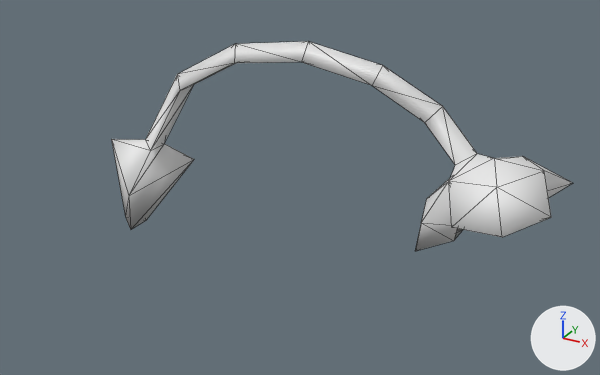
The glTF model assets/models/world_forest/light_plant_trunk.glb, before and after one commit.
One viewpoint serves both versions: a 50 mm camera at (8.85, -10.09, 6.18) aimed at (3.11, 0.34, 0.96). Every picture has the same lights, and +X, +Y and +Z are marked at lower right. Mesh edges are drawn as thin lines. Where no turn or scale is listed for an object, it has been applied to the vertices. Vertices at the same position are counted once.

Before the edit, the objects in view are built like this:
```python
me_lightplanttrunk = bpy.data.meshes.new('LightPlantTrunk')
me_lightplanttrunk.from_pydata(...)  # 57 vertices, 99 faces; spans x -0.35..7.12, y -1.03..1.03, z -0.29..3.36
me_lightplanttrunk.materials.append(mat_material)  # white #e7e7e7
ob_lightplanttrunk = bpy.data.objects.new('LightPlantTrunk', me_lightplanttrunk)
ob_lightplanttrunk.location = (0.0, 0.0, 0.02)
```
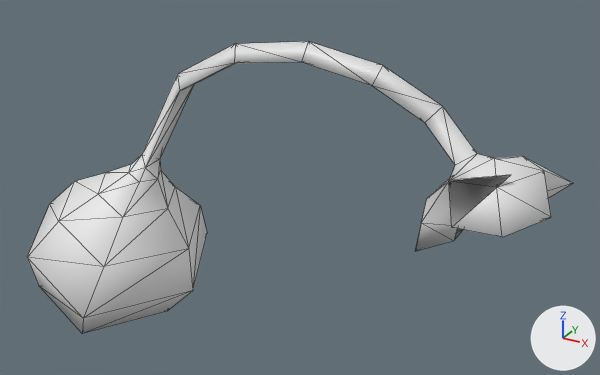
The edits, one by one:
me_lightplanttrunk is used by ob_lightplanttrunk; location (0.0, 0.0, 0.02).
me_lightplanttrunk had 57 vertices, 99 faces and spanned x -0.35..7.12, y -1.03..1.03, z -0.29..3.36.
me_lightplanttrunk now has 90 vertices, 165 faces and spans x -1.94..7.12, y -1.8..1.66, z -1.94..3.36.
Part 1, on me_lightplanttrunk:
3 faces are deleted.
2 vertices are added at (6.55, -0.49, 2.16), (5.72, -0.36, 1.86).
7 new faces join them.
Part 2, on me_lightplanttrunk:
3 vertices are removed from x -0.21..0.07, y -0.21..0.22, z -0.29..-0.19.
10 faces are deleted.
6 vertices move from x -0.35..0.8, y -0.99..0.76, z 0.83..1.36 to x 0.19..0.6, y -0.26..0.2, z 0.71..1.07.
34 vertices are added at x -1.94..1.18, y -1.8..1.66, z -1.94..0.87.
72 new faces join them.

What differs and where, as boxes [x1, y1, x2, y2] in the pictures (600 x 375 px):
'LightPlantTrunk', reshaped (18% wider, 39% taller)
    before: [112, 41, 572, 251]
    after: [27, 41, 572, 333]
part 1 of me_lightplanttrunk, built on
    before: [449, 181, 497, 226]
    after: [449, 175, 510, 226]
part 2 of me_lightplanttrunk, built on
    before: [112, 79, 194, 230]
    after: [27, 79, 207, 333]
